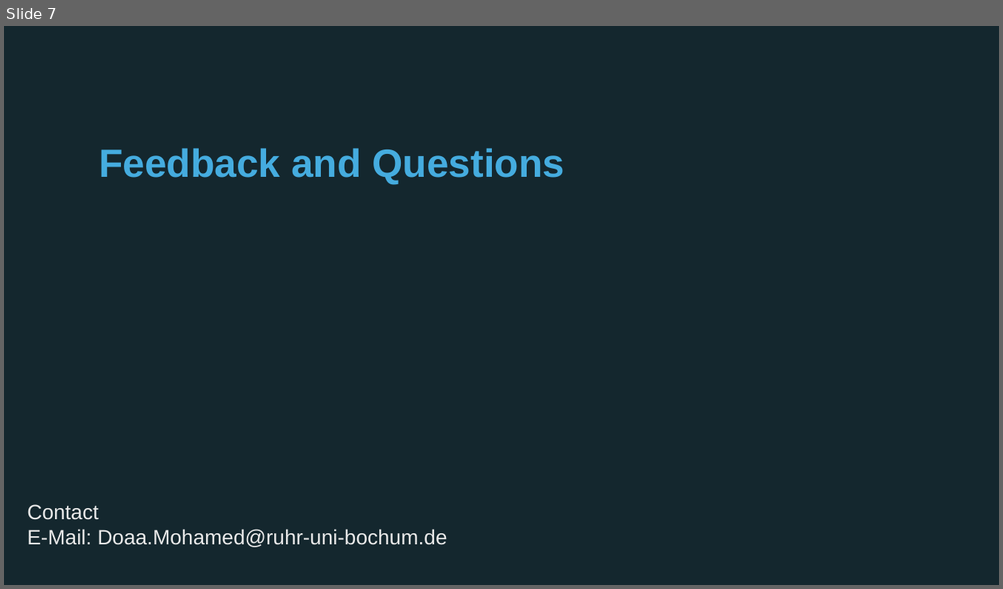
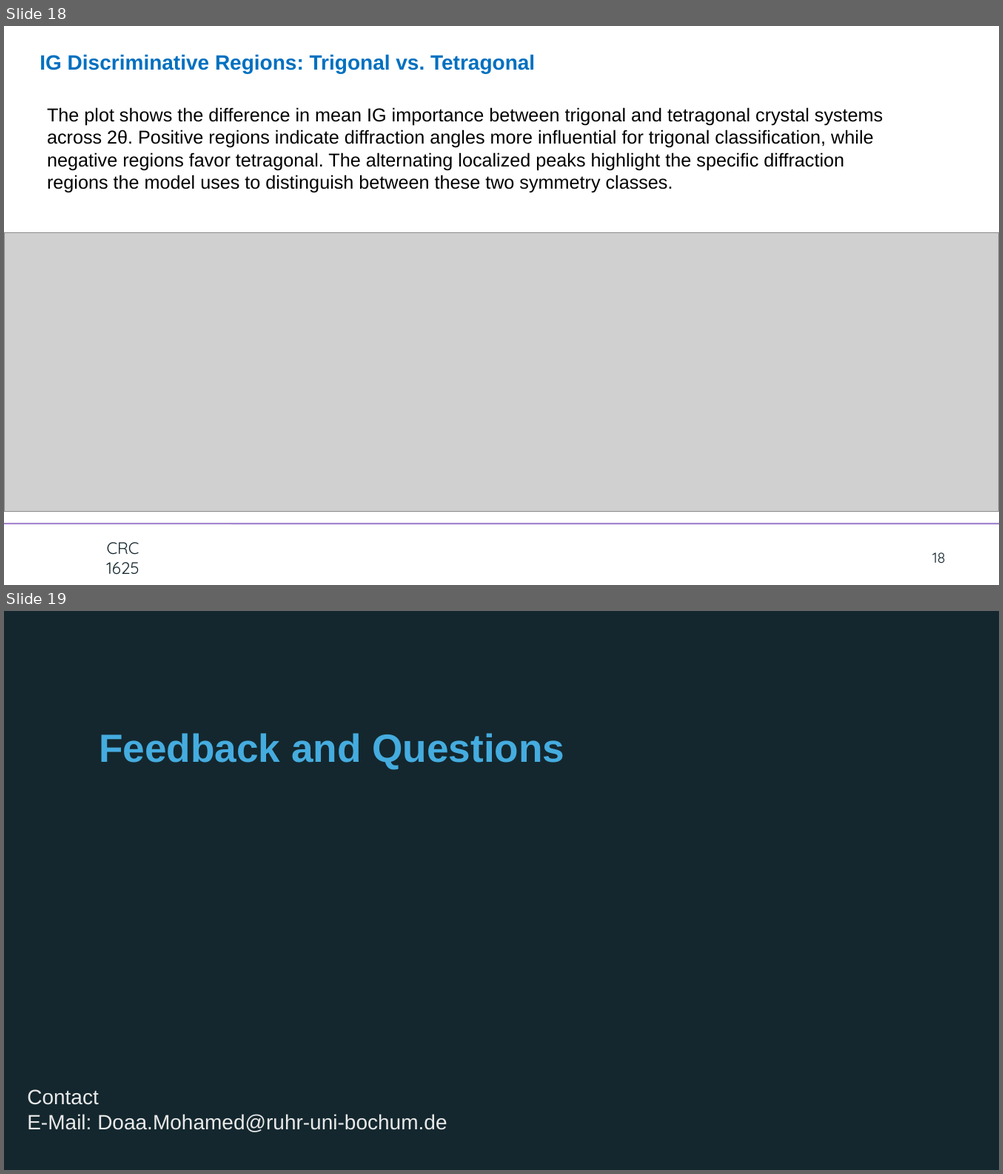
Before and after one commit to doaa1012/virtual_electrochemist, a slide deck: Meeting.pptx. Shown one above the other, each under a label of ours: slide 7 before the commit, slides 18 and 19 after it. The pictures are 1003x589 and 1003x1174 pixels, drawn with LibreOffice and Linux fonts; fonts in the diff are those of the drawing; grey boxes stand for pictures; background and template pictures are left out. Boxes give left, top, right and bottom in pixels: in the first picture for what was removed or moved away, otherwise in the second. Text is boxed around its words. In the diff, an @@ line names an element or a change of style, - is before the commit and + after.

```diff
--- a/Meeting.pptx
+++ b/Meeting.pptx
@@ slide 18 added at [4,26,999,585], background #FFFFFF; not listed: 1 template element that a slide beside it also shows @@
@@ text added at [40,54,535,73], 20 pt, text #0070C0, bold @@
+IG Discriminative Regions: Trigonal vs. Tetragonal
@@ text added at [47,107,882,193], 18 pt, text #000000 @@
+The plot shows the difference in mean IG importance between trigonal and tetragonal crystal systems across 2θ. Positive regions indicate diffraction angles more influential for trigonal classification, while negative regions favor tetragonal. The alternating localized peaks highlight the specific diffraction regions the model uses to distinguish between these two symmetry classes.
@@ picture added at [4,232,999,511] @@
@@ text added at [106,543,139,574], 16 pt, text #14272E @@
+CRC
+1625
@@ page number added at [932,553,945,563], 14 pt, text #14272E @@
+18
@@ what was slide 7 is now slide 19 @@
```
Also in this commit, not shown: 11 other slides added, 37 other files.
